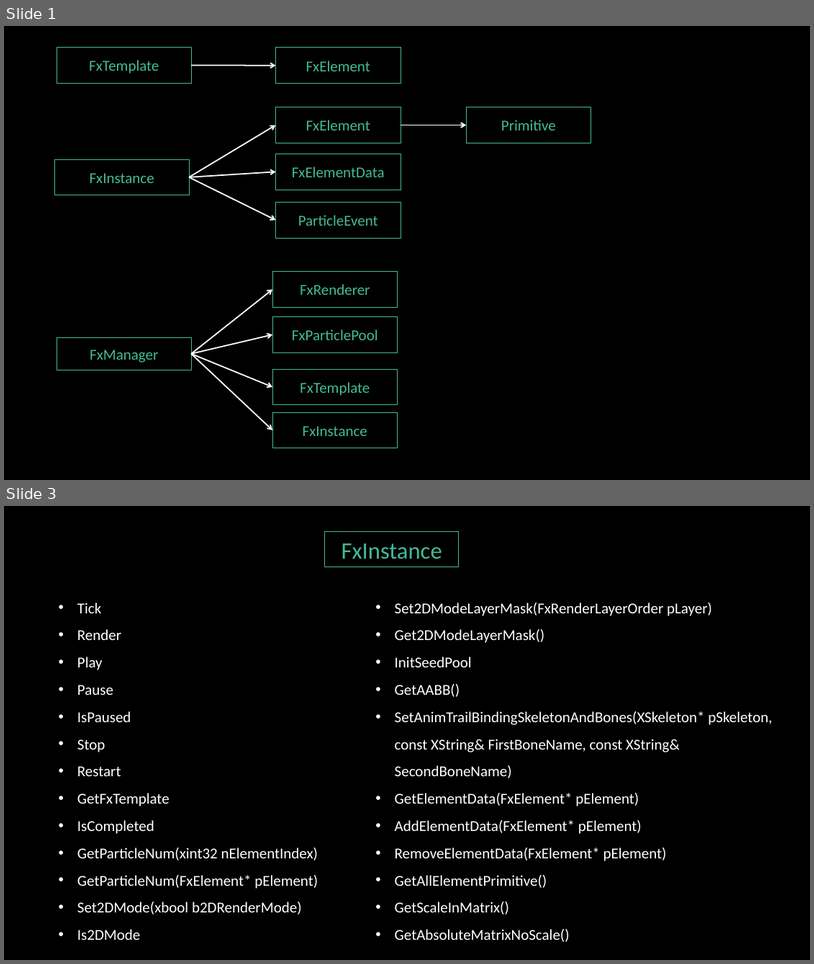
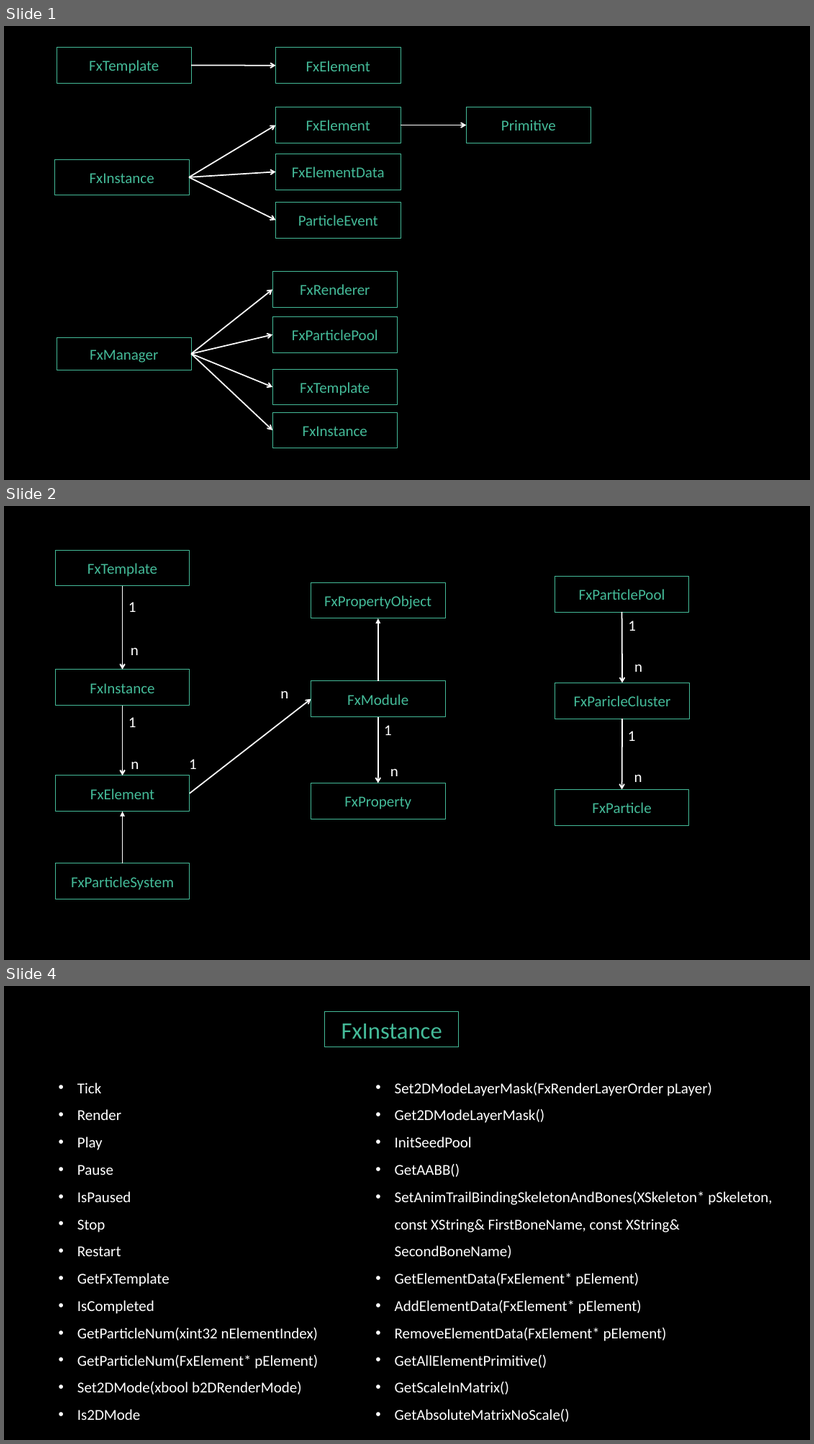
Before and after one commit to greatwallgoogle/Learnings, a slide deck: engine/粒子系统/Particle.pptx. Shown one above the other, each under a label of ours: slides 1 and 3 before the commit, slides 1, 2 and 4 after it; the slides between them are not shown. The pictures are 814x964 and 814x1444 pixels, drawn with LibreOffice and Linux fonts; fonts in the diff are those of the drawing; background and template pictures are left out. Boxes give left, top, right and bottom in pixels: in the first picture for what was removed or moved away, otherwise in the second. Text is boxed around its words. In the diff, an @@ line names an element or a change of style, - is before the commit and + after.

```diff
--- a/engine/粒子系统/Particle.pptx
+++ b/engine/粒子系统/Particle.pptx
@@ slide 2 added at (x1=4, y1=506, x2=810, y2=960), background picture (left out) @@
@@ rectangle added at (x1=55, y1=550, x2=190, y2=586), outline #44BA98 0.75 pt, 18 pt, text #44BA98 @@
+FxTemplate
@@ arrow added from (123, 586) to (123, 669), #FFFFFF 1.5 pt @@
@@ rectangle added at (x1=311, y1=582, x2=445, y2=618), outline #44BA98 0.75 pt, 18 pt, text #44BA98 @@
+FxPropertyObject
@@ rectangle added at (x1=555, y1=576, x2=689, y2=612), outline #44BA98 0.75 pt, 18 pt, text #44BA98 @@
+FxParticlePool
@@ text added at (x1=129, y1=602, x2=136, y2=612), 18 pt, text #FFFFFF @@
+1
@@ arrow added from (622, 612) to (623, 682), #FFFFFF 1.5 pt @@
@@ arrow added from (378, 681) to (378, 618), #FFFFFF 1.5 pt @@
@@ text added at (x1=628, y1=620, x2=636, y2=631), 18 pt, text #FFFFFF @@
+1
@@ text added at (x1=131, y1=648, x2=139, y2=655), 18 pt, text #FFFFFF @@
+n
@@ rectangle added at (x1=55, y1=669, x2=190, y2=705), outline #44BA98 0.75 pt, 18 pt, text #44BA98 @@
+FxInstance
@@ text added at (x1=635, y1=664, x2=643, y2=672), 18 pt, text #FFFFFF @@
+n
@@ arrow added from (190, 793) to (311, 699), #FFFFFF 1.5 pt @@
@@ text added at (x1=280, y1=691, x2=288, y2=698), 18 pt, text #FFFFFF @@
+n
@@ rectangle added at (x1=311, y1=681, x2=445, y2=716), outline #44BA98 0.75 pt, 18 pt, text #44BA98 @@
+FxModule
@@ rectangle added at (x1=556, y1=682, x2=690, y2=718), outline #44BA98 0.75 pt, 18 pt, text #44BA98 @@
+FxParicleCluster
@@ arrow added from (123, 705) to (123, 775), #FFFFFF 1.5 pt @@
@@ text added at (x1=129, y1=717, x2=136, y2=727), 18 pt, text #FFFFFF @@
+1
@@ arrow added from (378, 716) to (378, 783), #FFFFFF 1.5 pt @@
@@ arrow added from (623, 718) to (622, 789), #FFFFFF 1.5 pt @@
@@ text added at (x1=384, y1=725, x2=392, y2=735), 18 pt, text #FFFFFF @@
+1
@@ text added at (x1=628, y1=731, x2=636, y2=741), 18 pt, text #FFFFFF @@
+1
@@ text added at (x1=131, y1=762, x2=139, y2=769), 18 pt, text #FFFFFF @@
+n
@@ text added at (x1=189, y1=759, x2=197, y2=769), 18 pt, text #FFFFFF @@
+1
@@ rectangle added at (x1=55, y1=775, x2=190, y2=811), outline #44BA98 0.75 pt, 18 pt, text #44BA98 @@
+FxElement
@@ rectangle added at (x1=311, y1=783, x2=445, y2=818), outline #44BA98 0.75 pt, 18 pt, text #44BA98 @@
+FxProperty
@@ text added at (x1=391, y1=769, x2=399, y2=776), 18 pt, text #FFFFFF @@
+n
@@ text added at (x1=635, y1=775, x2=643, y2=782), 18 pt, text #FFFFFF @@
+n
@@ rectangle added at (x1=555, y1=789, x2=689, y2=825), outline #44BA98 0.75 pt, 18 pt, text #44BA98 @@
+FxParticle
@@ arrow added from (123, 863) to (123, 811), #FFFFFF 1.5 pt @@
@@ rectangle added at (x1=55, y1=863, x2=190, y2=898), outline #44BA98 0.75 pt, 18 pt, text #44BA98 @@
+FxParticleSystem
@@ what was slide 3 is now slide 4 @@
```
Also in this commit, not shown: 1 slide changed.
